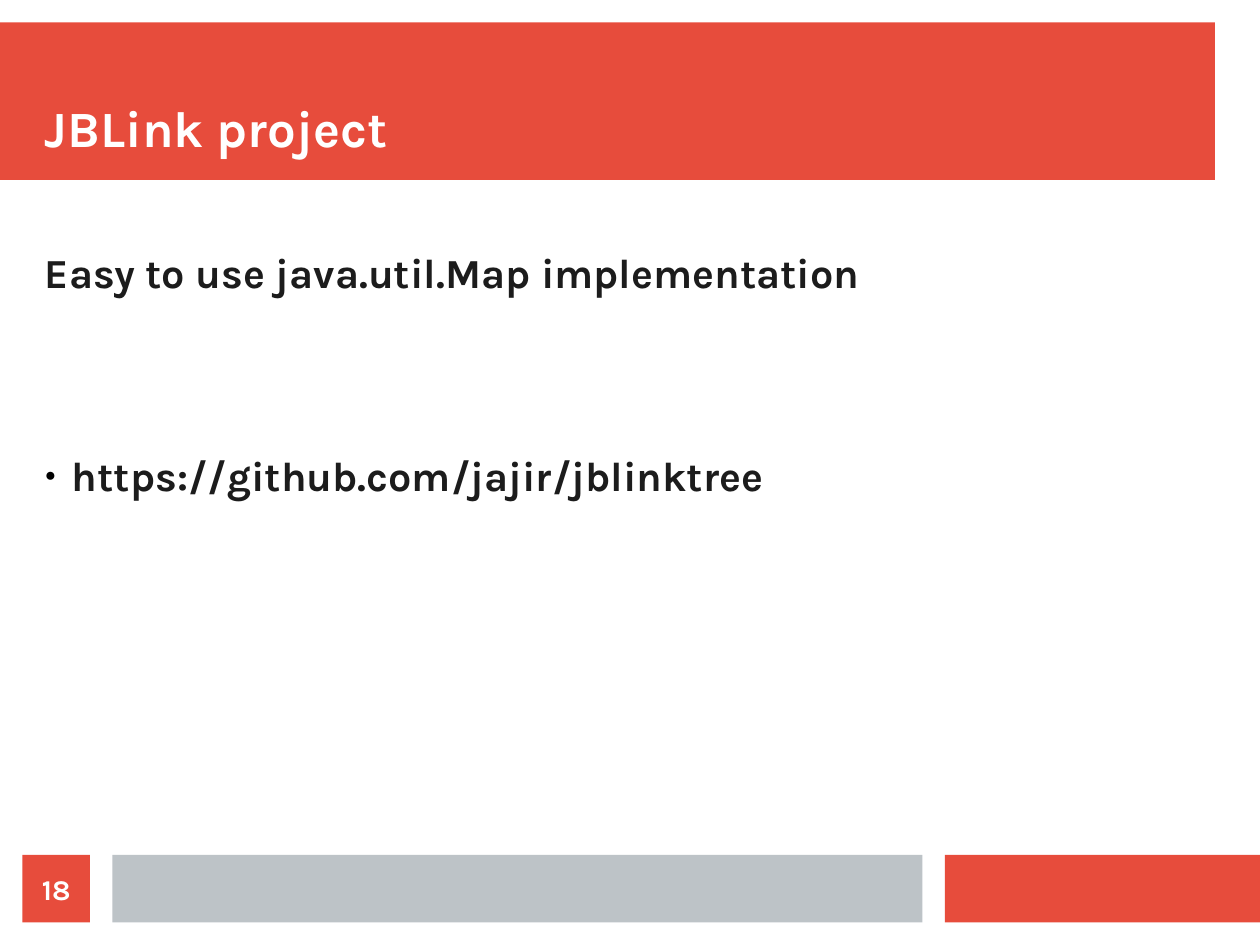
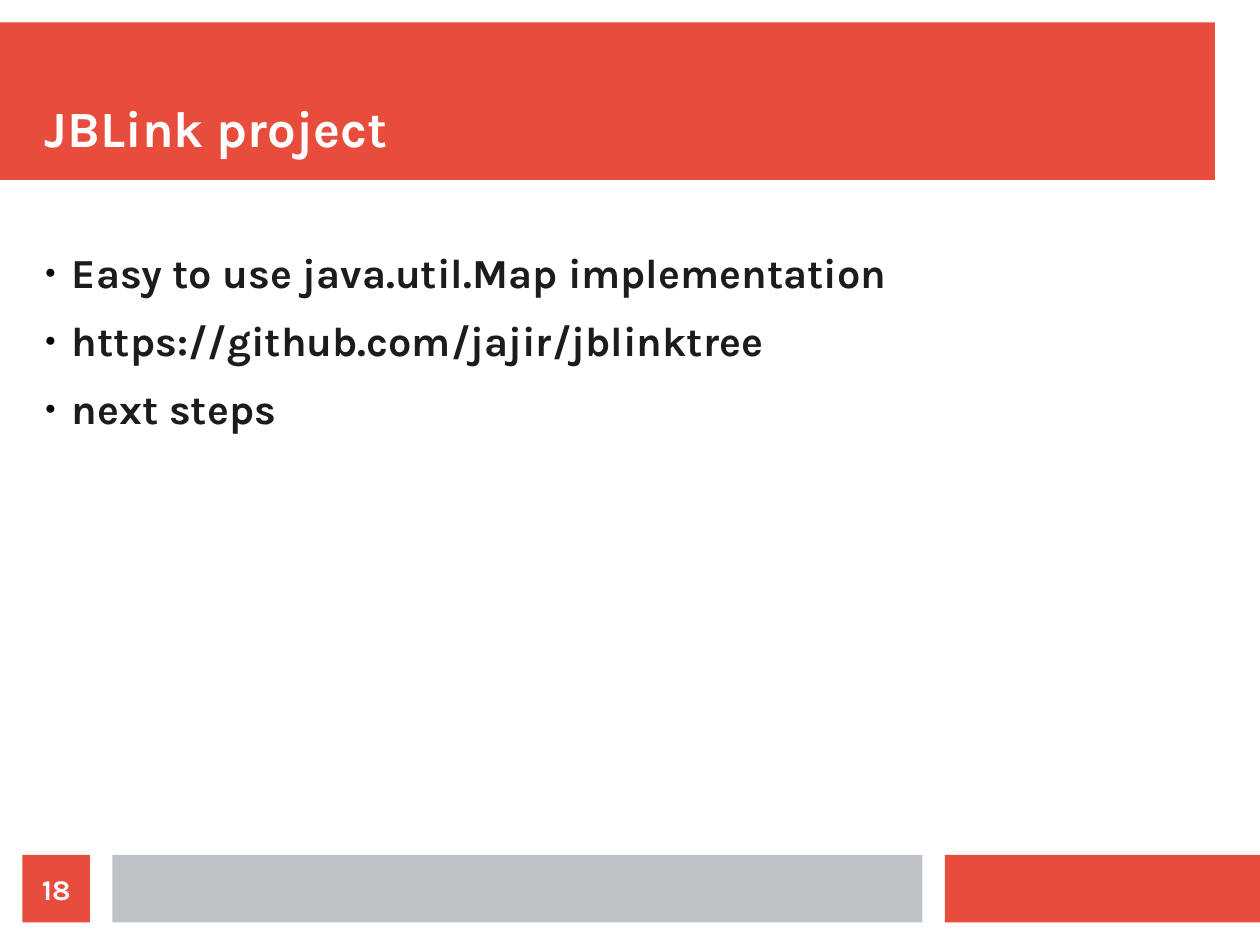
Before and after one commit to jajir/jbtree, a slide deck: slide 18 of jbtree/src/presentation/jbtree-0.1.odp. Drawn at 1260x945 pixels with LibreOffice and Linux fonts; fonts in the diff are those of the drawing. Boxes give left, top, right and bottom in pixels: in the first picture for what was removed or moved away, otherwise in the second. Text is boxed around its words. In the diff, an @@ line names an element or a change of style, - is before the commit and + after.

```diff
--- a/jbtree/src/presentation/jbtree-0.1.odp
+++ b/jbtree/src/presentation/jbtree-0.1.odp
@@ text at bbox=[72, 258, 886, 299]: bullet none to ● @@
@@ text at bbox=[72, 398, 276, 434]: paragraph added @@
+● next steps
```
Also in this commit, not shown: 3 other slides changed.
